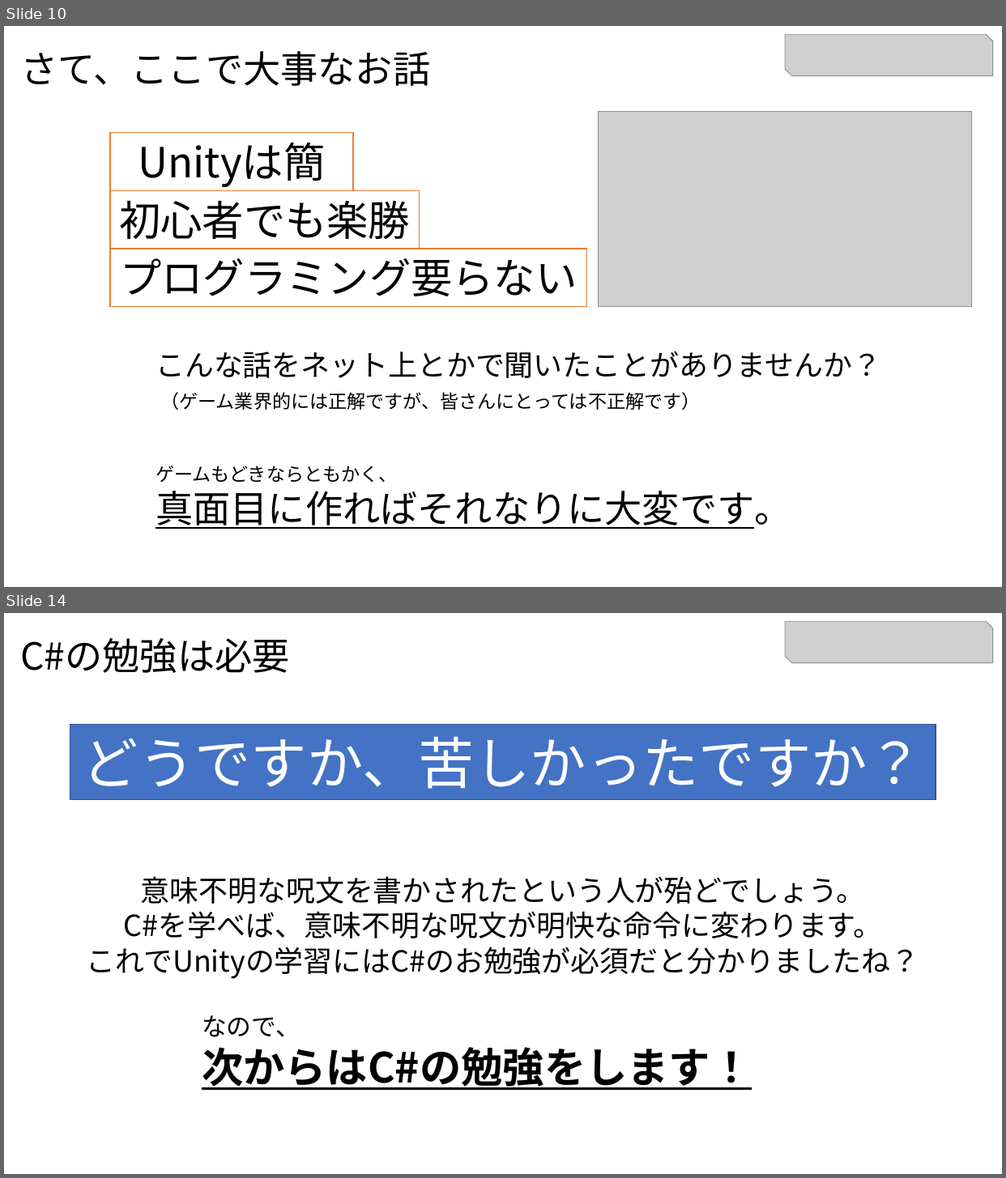
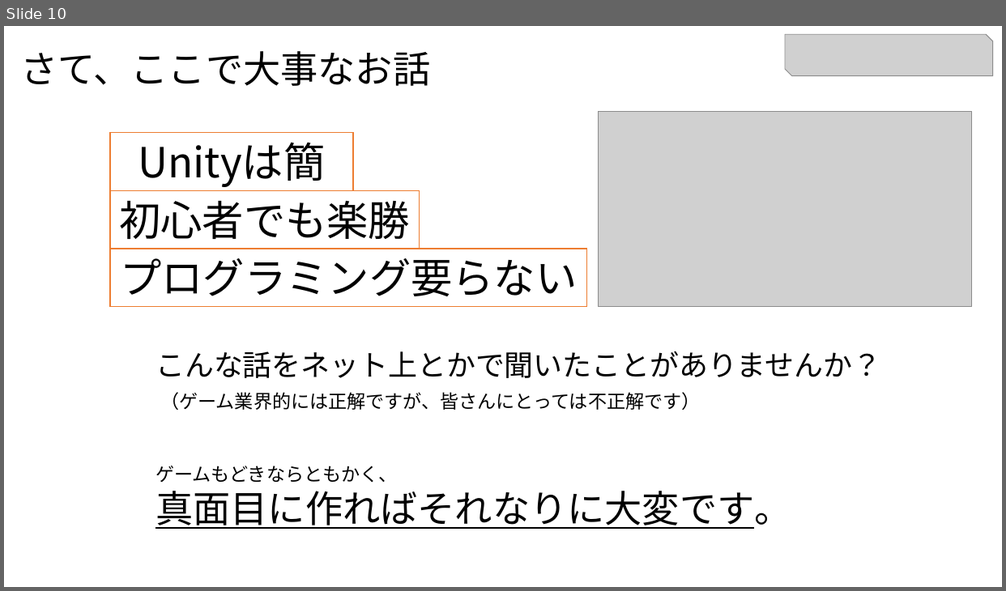
Before and after one commit to kaneganai/GameEngine1, a slide deck: Ge1_2_UnityとC#.pptx. Shown one above the other, each under a label of ours: slides 10 and 14 before the commit, slide 10 after it; the slides between them are not shown. The pictures are 1006x1178 and 1006x591 pixels, drawn with LibreOffice and Linux fonts; fonts in the diff are those of the drawing; grey boxes stand for pictures. Boxes give left, top, right and bottom in pixels: in the first picture for what was removed or moved away, otherwise in the second. Text is boxed around its words. In the diff, an @@ line names an element or a change of style, - is before the commit and + after.

```diff
--- a/Ge1_2_UnityとC#.pptx
+++ b/Ge1_2_UnityとC#.pptx
@@ slide 14 removed at box(4, 613, 1002, 1174), background #FFFFFF @@
@@ picture removed at box(785, 621, 993, 663) @@
@@ text removed at box(20, 638, 289, 673) @@
-C#の勉強は必要
@@ rectangle removed at box(70, 724, 936, 799) @@
-どうですか、苦しかったですか？
@@ text removed at box(87, 876, 920, 979) @@
-意味不明な呪文を書かされたという人が殆どでしょう。
-C#を学べば、意味不明な呪文が明快な命令に変わります。
-これでUnityの学習にはC#のお勉強が必須だと分かりましたね？
@@ text removed at box(202, 1016, 752, 1090) @@
-なので、
-次からはC#の勉強をします！
```
Also in this commit, not shown: 2 slides changed, 2 other slides removed, 1 other file.
